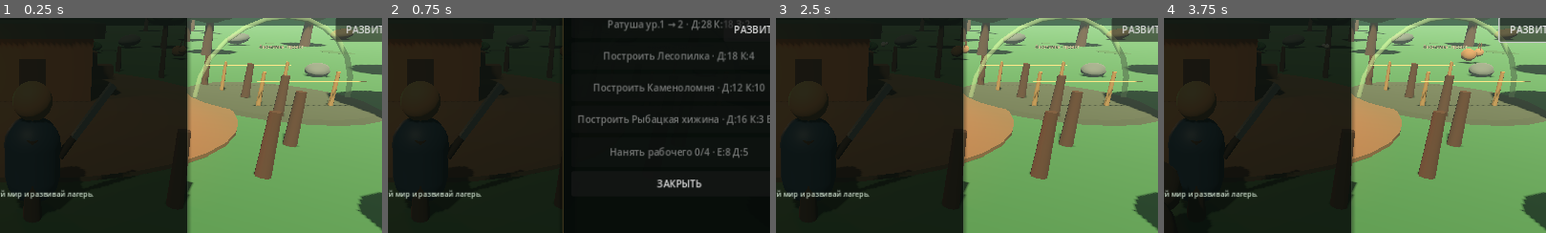
Above: before the commit, frames 1-4 (left to right).
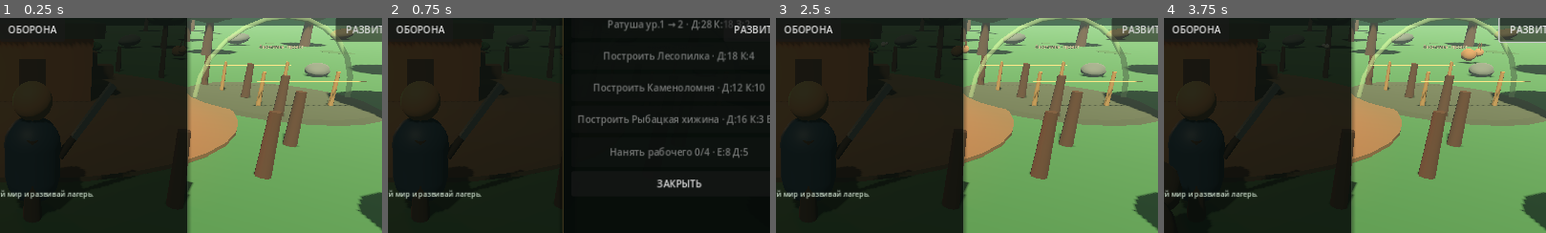
Above: after the commit, the same moments.

Repository: uniafing-ship-it/my-camp-game
Game: Godot game, scene res://scenes/Main.tscn
Same seed, same stepped clock (60 frames per second), same inputs: the game is played once before the commit and once after it.
Inputs (mouse positions are % of the whole screen's width and height, from its top left):
- Up to frame 1 (0.25 s): no input
- Up to frame 2 (0.75 s): click "ЛАГЕРЬ" at 0.5 s
- Up to frame 3 (2.5 s): click "ЗАКРЫТЬ" at 1.25 s; click "⚔" at 2 s
- Up to frame 4 (3.75 s): click "РАЗВИТИЕ" at 2.75 s; tap Enter at 3.5 s; drag from (8, 86) to (60, 28) at 3.52 s
The pictures show only the part of the screen within x 46-96%, y 26-76%; the shares and areas given below are measured in that part.

The runs differ from the first frame. In frame 1, 0.3% of the frame differs, in the area x 2-15%, y 3-8%; in frame 2, 0.3%; in frame 3, 0.3%; in frame 4, 0.3%.
Error after the commit: Parse Error: Cannot infer the type of "tangent" variable because the value doesn't have a set type. (res://scripts/fortifications_world.gd:106)

Commit message:
Godot Stage 8: wire fortifications world and mobile HUD

Diff:
--- a/godot/scenes/Main.tscn
+++ b/godot/scenes/Main.tscn
@@ -16,6 +16,8 @@
 [ext_resource type="Script" path="res://scripts/wildlife_manager.gd" id="14_wildlife"]
 [ext_resource type="Script" path="res://scripts/support_buildings_world.gd" id="15_support_world"]
 [ext_resource type="Script" path="res://scripts/unit_hud.gd" id="16_unit_hud"]
+[ext_resource type="Script" path="res://scripts/fortifications_world.gd" id="17_fortifications_world"]
+[ext_resource type="Script" path="res://scripts/fortifications_hud.gd" id="18_fortifications_hud"]
 
 [node name="Main" type="Node3D"]
 script = ExtResource("1_world")
@@ -45,6 +47,9 @@
 
 [node name="SupportBuildingsWorld" type="Node3D" parent="."]
 script = ExtResource("15_support_world")
+
+[node name="FortificationsWorld" type="Node3D" parent="."]
+script = ExtResource("17_fortifications_world")
 
 [node name="WildlifeManager" type="Node3D" parent="."]
 script = ExtResource("14_wildlife")
@@ -95,6 +100,16 @@
 mouse_filter = 2
 script = ExtResource("16_unit_hud")
 
+[node name="FortificationsHUD" type="Control" parent="UI"]
+layout_mode = 3
+anchors_preset = 15
+anchor_right = 1.0
+anchor_bottom = 1.0
+grow_horizontal = 2
+grow_vertical = 2
+mouse_filter = 2
+script = ExtResource("18_fortifications_hud")
+
 [node name="MobileJoystick" type="Control" parent="UI"]
 offset_left = 24.0
 offset_top = -184.0
Not shown: 1 places in godot/scenes/Main.tscn that only renumber resources
